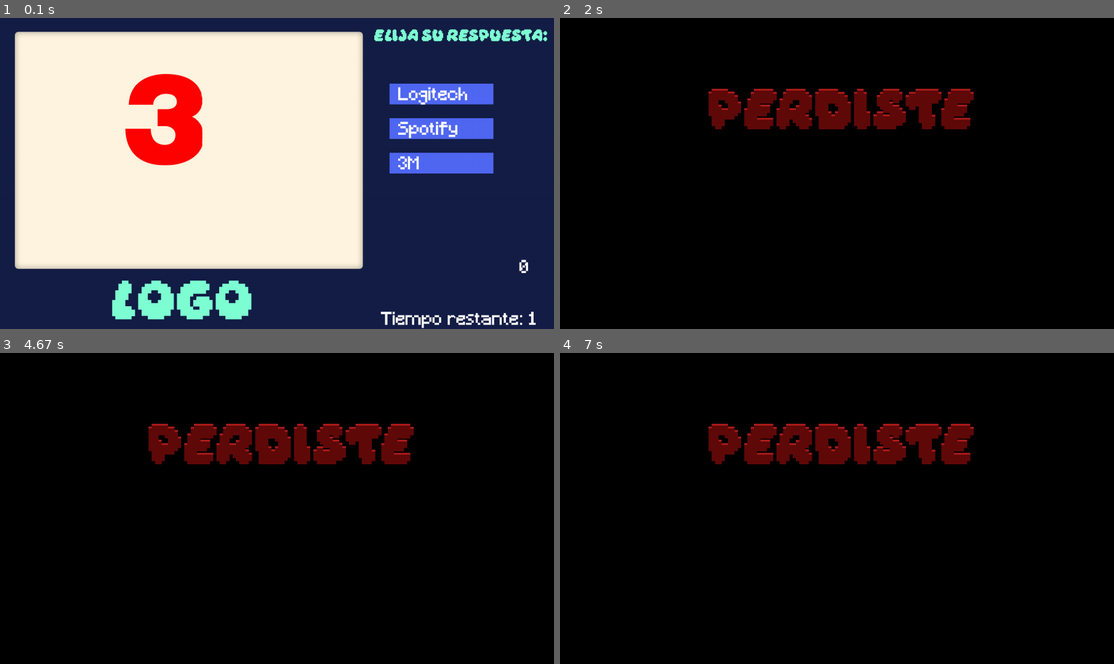
Above: before the commit, frames 1-4 (two rows, left to right).
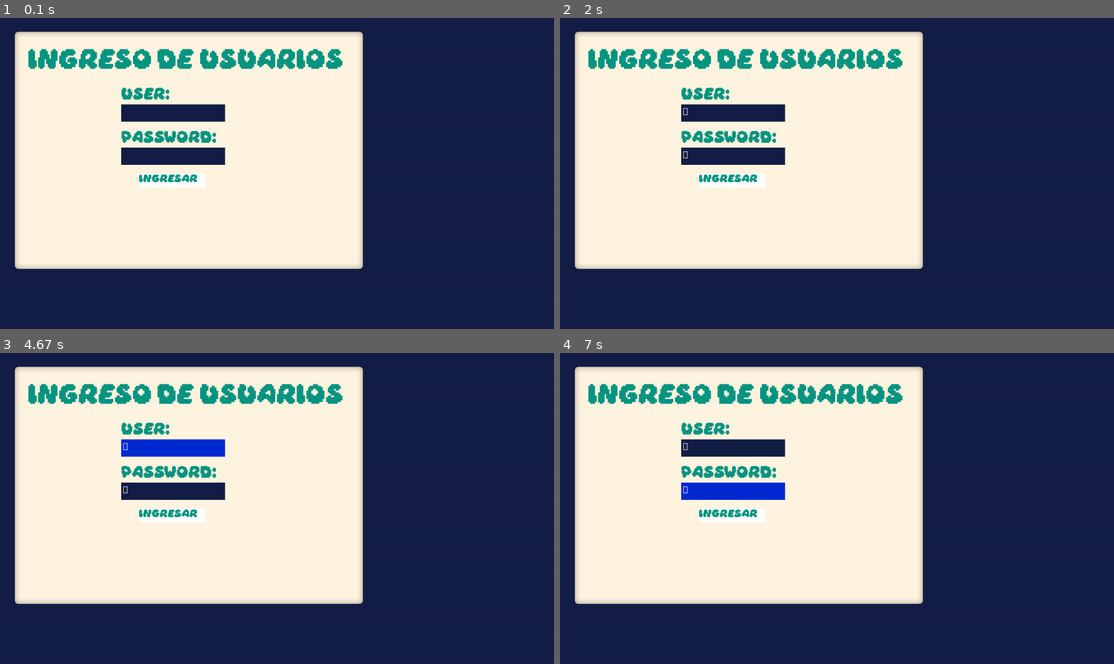
Above: after the commit, the same moments.

Repository: Driftedd/LogoGame-pygame
Game: pygame game, started from Main.py
Same seed, same stepped clock (60 frames per second), same inputs: the game is played once before the commit and once after it.
Inputs (mouse positions are in pixels of both pictures, inside the frame that each line leads up to):
- Up to frame 1 (0.1 s): no input
- Up to frame 2 (2 s): click (731, 111) at 0.38 s; tap Enter at 0.67, 1.33 s; click (731, 154) at 1.05 s; click (848, 67) at 1.72 s
- Up to frame 3 (4.67 s): click (171, 514) at 3.05 s, where only the run after the commit has a clickable "Ingresar"; click (171, 446) at 4.38 s
- Up to frame 4 (7 s): click (676, 449) at 4.72 s; click (715, 452) at 5.55 s; click (753, 598) at 5.88 s; click (715, 449) at 6.22 s; click (748, 405) at 6.55 s; click (781, 496) at 6.88 s

The runs differ from the first frame. In frame 1, 15% of the frame differs, in the area x 5-99%, y 3-100%; in frame 2, 100%, in the area x 0-100%, y 0-100%; in frame 3, 100%; in frame 4, 100%.

Commit message:
creada pantalla de ingreso de usuarios
Si se ingresa admin en el usuario, lleva a la configuracion

Diff:
--- a/Main.py
+++ b/Main.py
@@ -61,7 +61,9 @@
 screen = pygame.display.set_mode((1600,900))
 pygame.display.set_caption("Quiz Logo")
 clock = pygame.time.Clock()
+Font_Daydream_20 = pygame.font.Font("Media/Font_Daydream.ttf", 20)
 Font_Daydream_30 = pygame.font.Font("Media/Font_Daydream.ttf", 30)
+Font_Daydream_50 = pygame.font.Font("Media/Font_Daydream.ttf", 50)
 Font_Daydream_100 = pygame.font.Font("Media/Font_Daydream.ttf", 100)
 Font_Minecraft = pygame.font.Font("Media/Font_Minecraft.ttf",50)
 text_x_pos = 230
@@ -121,8 +123,26 @@
 tempo = 60
 lugar,lugar2,lugar3 = randomizer(exitosas)
 
-#si el usuario es admin se abre la configuracion, si es cualquier otra cosa se abre el juego
-USER="user"
+# Ingreso de usuarios
+usuario_input=""
+password_input=""
+textbox_usuario=pygame.Rect(350,250,300,50)
+textbox_password=pygame.Rect(textbox_usuario.x,textbox_usuario.y+125,textbox_usuario.width,textbox_usuario.height)
+active_user=False
+active_pw=False
+ingreso_text=Font_Daydream_50.render("INGRESO DE USUARIOS",False,(5, 150, 131))
+usuario_text=Font_Daydream_30.render("USER:",False,(5, 150, 131))
+password_text=Font_Daydream_30.render("PASSWORD:",False,(5, 150, 131))
+colour1=pygame.Color(20,30,70,255)
+colour2=colour1
+ingresar_text=Font_Daydream_20.render("Ingresar",False,(5, 150, 131))
+ingresar_button=pygame.Rect(400,450,195,40)
+
+#si el usuario es "START", se muestra la pantalla de inicio de sesion
+#si es "admin" se abre la configuracion
+#si es "user" se inicia el juego
+lista_usuarios=["admin","user"]
+USER="START"
 
 # Admin
 Nivel_text = Font_Daydream_30.render("Nivel:",False,(5, 150, 131))
@@ -165,8 +185,57 @@
             elif guess3_button.collidepoint(event.pos):
                 exitosas = exitosas + tr3 # -1 es igual a + (-1)
                 lugar,lugar2,lugar3 = randomizer(exitosas)
-
-    if USER=="admin":
+            elif ingresar_button.collidepoint(event.pos):
+                if usuario_input in lista_usuarios:
+                    USER=usuario_input
+            elif textbox_usuario.collidepoint(event.pos) or textbox_password.collidepoint(event.pos):
+                if textbox_usuario.collidepoint(event.pos):
+                    active_user=True
+                    active_pw=False
+                else:
+                    active_pw=True
+                    active_user=False
+            else:
+                active_user=False
+                active_pw=False
+        if event.type==pygame.KEYDOWN:
+            if active_user:
+                if event.key == pygame.K_BACKSPACE:
+                    usuario_input=usuario_input[:-1]
+                else:
+                    usuario_input+=event.unicode
+            elif active_pw:
+                if event.key == pygame.K_BACKSPACE:
+                    password_input=password_input[:-1]
+                else:
+                    password_input+=event.unicode
+
+
+    if USER=="START":
+        screen.blit(Fondo,(0,0))
+        if active_user:
+            colour1=pygame.Color(0,42,210)
+        else:
+            colour1=pygame.Color(20,30,70,255)
+        if active_pw:
+            colour2=pygame.Color(0,42,210)
+        else:
+            colour2=pygame.Color(20,30,70,255)
+        pygame.draw.rect(screen,colour1,textbox_usuario,0)
+        pygame.draw.rect(screen,colour2,textbox_password,0)
+        surface1=Font_Daydream_30.render(usuario_input,True,"white")
+        surface2=Font_Daydream_30.render(password_input,True,"white")
+
+        screen.blit(ingreso_text,(80,85))
+        screen.blit(usuario_text,(textbox_usuario.x,textbox_usuario.y-51))
+        screen.blit(surface1,(textbox_usuario.x+5,textbox_usuario.y+5))
+        screen.blit(password_text,(textbox_password.x,textbox_password.y-51))
+        screen.blit(surface2,(textbox_password.x+5,textbox_password.y+5))
+        pygame.draw.rect(screen,"white",ingresar_button)
+        screen.blit(ingresar_text,(ingresar_button.x+1,ingresar_button.y+1))
+
+
+    elif USER=="admin":
         screen.blit(Fondo,(0,0))
         screen.blit(Config_text_shadow, (300,105))
         screen.blit(Config_text, (300,100))
